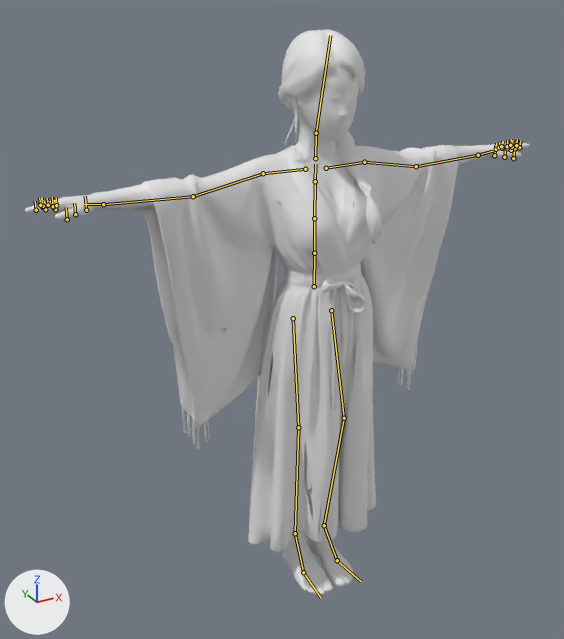
An edit to the glTF model assets/game/folk/weaver.glb, drawn before and after from the same camera.
Both versions are drawn from a camera (50 mm lens) standing at (-1.037, -1.613, 1.717) and looking at (-0.075, 0.136, 0.842). Every picture has the same lights, and +X, +Y and +Z are marked at lower left. The picture after the commit comes second. Both versions are drawn at the pose saved in each file; the numbers are the values there. The bones that change, and the others that lie on the model, are drawn over the model as lines.

In view in the first picture: 'char1'.
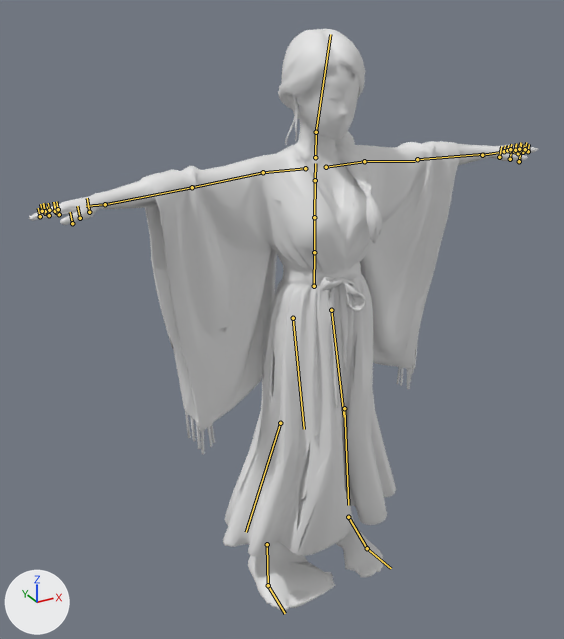
What the commit changed:
Bone 'mixamorig:LeftArm' (bone_mixamorig_leftarm) turns from (0, 0, 0) to (-4, 0, 3) degrees about its own x, y and z.
Bone 'mixamorig:LeftForeArm' (bone_mixamorig_leftforearm) turns from (0, 0, 0) to (12, 0, 0) degrees about its own x, y and z.
Bone 'mixamorig:RightArm' (bone_mixamorig_rightarm) turns from (0, 0, 0) to (-2, 0, -6) degrees about its own x, y and z.
Bone 'mixamorig:RightForeArm' (bone_mixamorig_rightforearm) turns from (0, 0, 0) to (10, 0, 5) degrees about its own x, y and z.
Bone 'mixamorig:LeftLeg' (bone_mixamorig_leftleg) turns from (0, 0, 0) to (-1, -1, -12) degrees about its own x, y and z.
Bone 'mixamorig:RightUpLeg' (bone_mixamorig_rightupleg) turns from (0, 0, 0) to (-4, 0, -1) degrees about its own x, y and z.
Bone 'mixamorig:RightLeg' (bone_mixamorig_rightleg) turns from (0, 0, 0) to (7, 1, 15) degrees about its own x, y and z.

What differs and where, as boxes (x1, y1, x2, y2) in the pictures (564 x 639 px):
'char1', posed
    before: (25, 30, 530, 595)
    after: (29, 29, 538, 611)
bone 'mixamorig:LeftArm', root to tip
    before: (364, 162) to (416, 166)
    after: (364, 161) to (415, 161)
bone 'mixamorig:LeftForeArm', root to tip
    before: (416, 166) to (478, 155)
    after: (417, 159) to (484, 154)
bone 'mixamorig:RightArm', root to tip
    before: (263, 173) to (193, 196)
    after: (263, 172) to (192, 187)
bone 'mixamorig:RightForeArm', root to tip
    before: (193, 196) to (103, 204)
    after: (192, 187) to (105, 204)
bone 'mixamorig:LeftLeg', root to tip
    before: (344, 418) to (324, 525)
    after: (344, 408) to (348, 505)
bone 'mixamorig:RightUpLeg', root to tip
    before: (293, 318) to (298, 427)
    after: (293, 318) to (304, 429)
bone 'mixamorig:RightLeg', root to tip
    before: (298, 427) to (295, 533)
    after: (280, 423) to (246, 532)
